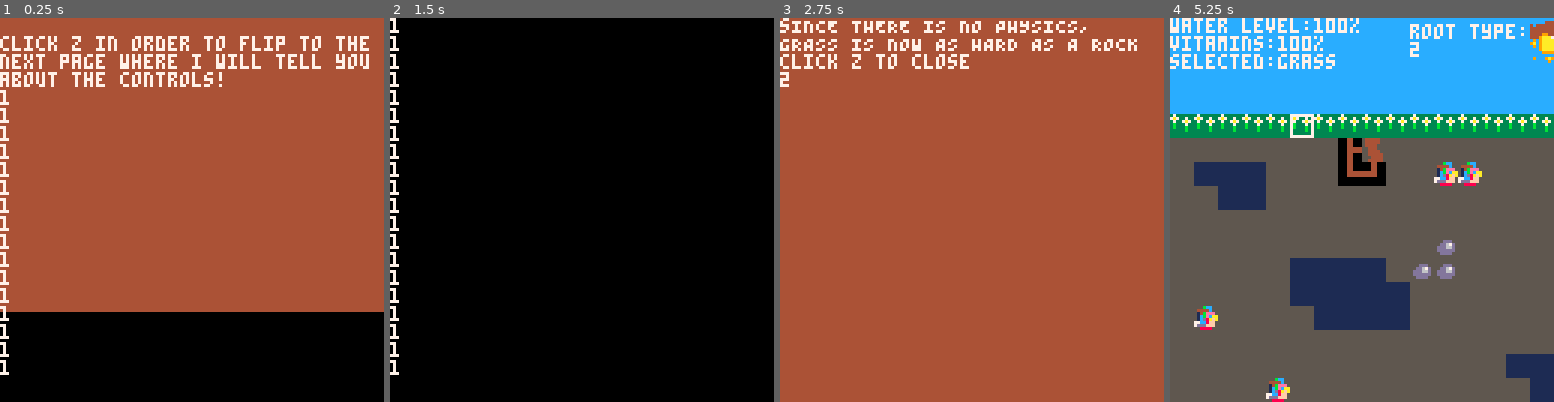
Above: before the commit, frames 1-4 (left to right).
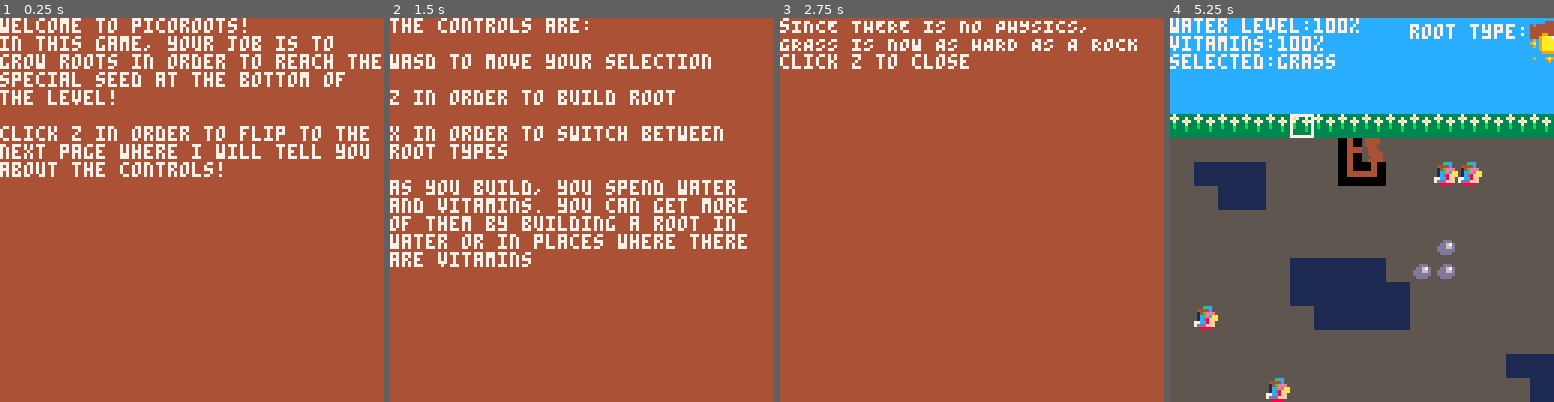
Above: after the commit, the same moments.

Repository: LogerGrunt/PicoRoots
Game: PICO-8 cartridge roots.p8
Two runs of this game, one before a commit and one after it. Both use one fixed random seed, a clock stepped at 60 frames per second and the inputs below.
Inputs:
- Up to frame 1 (0.25 s): no input
- Up to frame 2 (1.5 s): tap X (X key) at 0.33, 1.07 s; tap O (Z key) at 0.7 s
- Up to frame 3 (2.75 s): hold Right 1.6-2.1 s; tap O (Z key) at 1.7, 2.1, 2.5 s; tap X (X key) at 1.85 s; hold Up 2.15-2.42 s; hold Right from 2.47 s (still down)
- Up to frame 4 (5.25 s): tap O (Z key) every 0.4 s from 2.9 to 4.9 s; tap X (X key) at 2.97, 4.08, 5.2 s; release Right at 3.03 s; hold Left 3.08-3.58 s; hold Down 3.63-3.97 s; hold Right 4.02-4.68 s; hold Up 4.73-5.03 s; hold Left from 5.08 s (still down)

The runs differ from the first frame. In frame 1, 33% of the frame differs, in the area x 0-100%, y 0-100%; in frame 2, 100%; in frame 3, less than 0.1%; in frame 4, less than 0.1%.

Commit message:
Update roots.p8
Root logic done, except for the fact that I can now build everywhere for no apparent reason

Diff:
--- a/roots.p8
+++ b/roots.p8
@@ -65,7 +65,6 @@
 		end
 	end
 	check_winlose()
-	?mget(selectionx,selectiony)
 end
 
 
